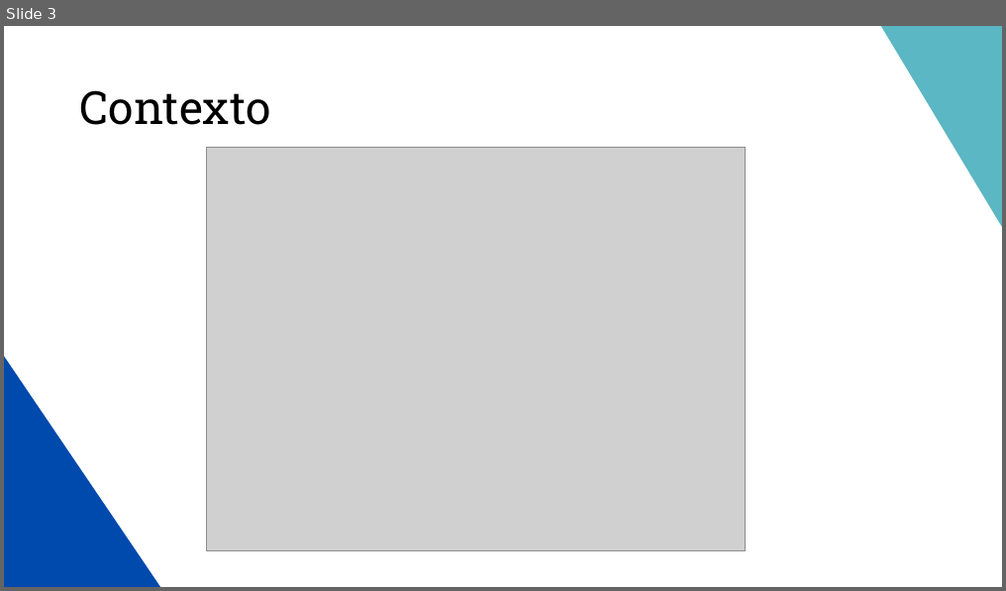
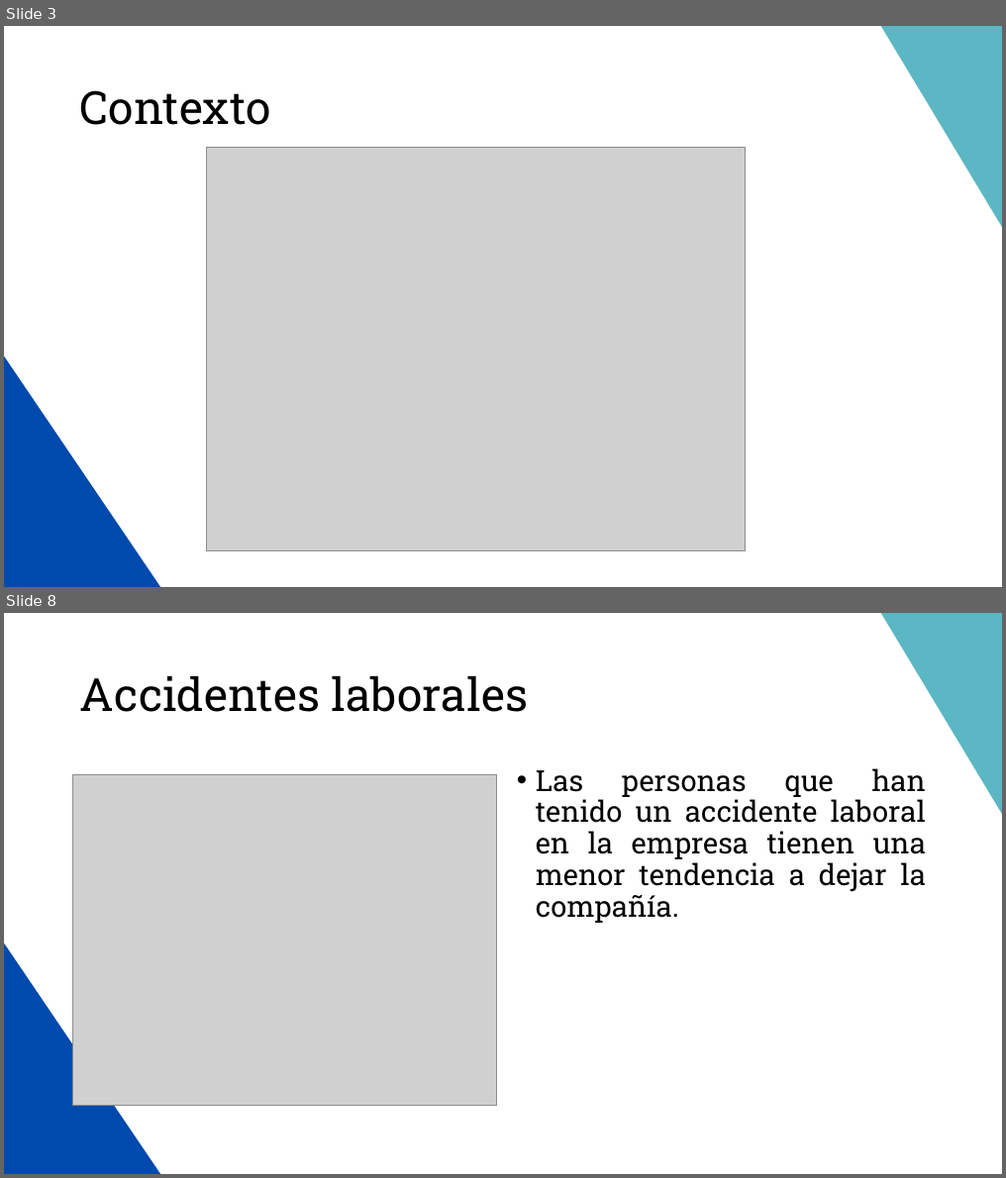
Before and after one commit to MiguelAMeloM/Miguel_DataAnalytics, a slide deck: RRHH/Data_Storytelling.pptx. Shown one above the other, each under a label of ours: slide 3 before the commit, slides 3 and 8 after it; the slides between them are not shown. The pictures are 1006x591 and 1006x1178 pixels, drawn with LibreOffice and Linux fonts; fonts in the diff are those of the drawing; grey boxes stand for pictures. Boxes give left, top, right and bottom in pixels: in the first picture for what was removed or moved away, otherwise in the second. Text is boxed around its words. In the diff, an @@ line names an element or a change of style, - is before the commit and + after.

```diff
--- a/RRHH/Data_Storytelling.pptx
+++ b/RRHH/Data_Storytelling.pptx
@@ slide 8 added at box(4, 613, 1002, 1174), background #FFFFFF; not listed: 2 template elements that a slide beside it also shows @@
@@ title added at box(80, 675, 528, 712), 44 pt, text #000000 @@
+Accidentes laborales
@@ picture added at box(73, 775, 497, 1106) @@
@@ text added at box(536, 768, 926, 923), 28 pt, text #000000 @@
+• Las personas que han tenido un accidente laboral en la empresa tienen una menor tendencia a dejar la compañía.
```
Also in this commit, not shown: 6 other slides added, 2 slides removed, 1 other file.
